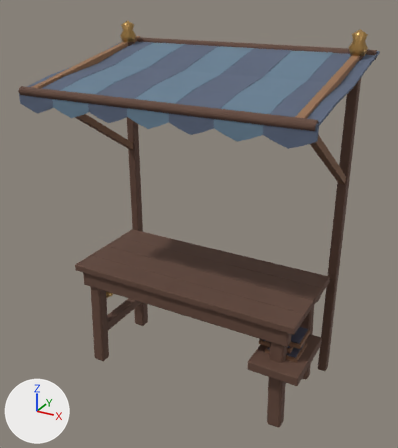
What one commit did to the glTF model assets/models/market/stall_raven.glb.
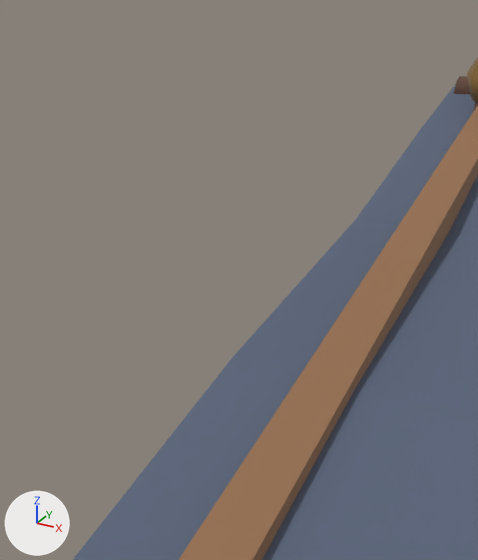
There are two pictures of each version: one whole from a 50 mm camera at (1.69, -3.076, 2.758) aimed at (0.003, -0.01, 1.226), one close up from a 50 mm camera at (-0.677, -0.781, 2.524) aimed at (-0.959, -0.27, 2.269). The axes (+X, +Y, +Z) are drawn at lower left. The lights are the same throughout. The older version's two pictures come first. Vertices at exactly the same position are counted once.

Names of what the first close-up shows: 'stall_raven'.
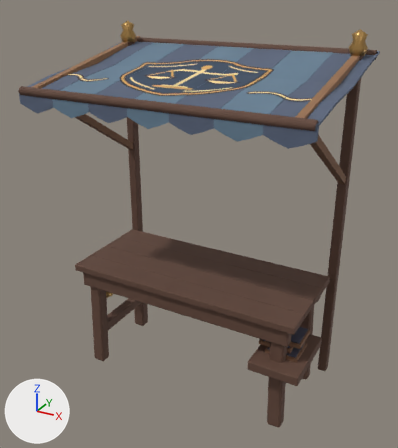
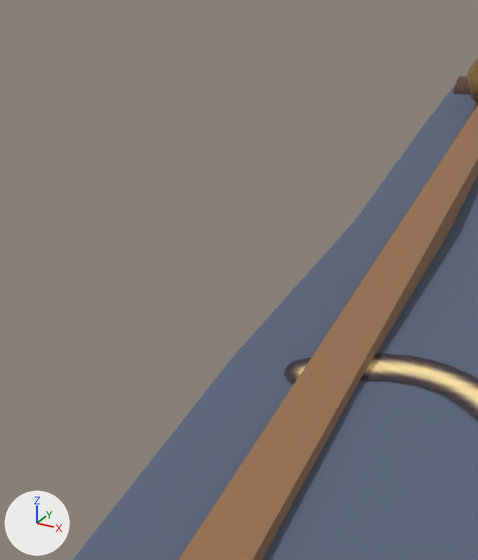
Commit message: Update stall_raven model [skip ci]

Edits to the scene script, one JSON object a line:
```json
{"op": "add", "block": "img_embroidered_cloth", "code": ["img_embroidered_cloth = load_image('embroidered_cloth', '_unpacked/embroidered_cloth', 306, 192, 'sRGB')"]}
{"op": "add", "block": "mat_embroidered_thread", "code": ["mat_embroidered_thread = bpy.data.materials.new('embroidered_thread')", "# uses the picture img_embroidered_cloth"]}
{"block": "me_stall_raven", "where": "# used by ob_stall_raven; location = (0.0, 0.0, 0.0)"}
{"op": "remove", "block": "me_stall_raven", "code": "me_stall_raven.from_pydata(...)  # 1042 vertices, 1936 faces; spans x -0.95..0.95, y -0.6..0.6, z 0.0..2.5"}
{"op": "add", "block": "me_stall_raven", "code": "me_stall_raven.from_pydata(...)  # 1128 vertices, 2006 faces; spans x -0.95..0.95, y -0.6..0.6, z 0.0..2.5"}
{"block": "me_stall_raven", "change": "me_stall_raven part 1"}
{"block": "me_stall_raven", "change": "35 vertices are added at x -0.95..0.68, y -0.57..0.6, z 2.15..2.36"}
{"block": "me_stall_raven", "change": "30 new vertices lie (0.27, 0.0, 0.0) away from vertices in x -0.95..0.68, y -0.57..0.6, z 2.15..2.36"}
{"block": "me_stall_raven", "change": "5 new vertices lie (0.28, 0.0, 0.0) away from vertices in x -0.14, y -0.57..0.6, z 2.15..2.36"}
{"block": "me_stall_raven", "change": "56 new faces join them, mat_embroidered_thread"}
{"block": "me_stall_raven", "change": "other edits to the shape of me_stall_raven do not show in these pictures"}
{"op": "add", "block": "me_stall_raven", "code": "me_stall_raven.materials.append(mat_embroidered_thread)"}
```

Pixel boxes (x1, y1, x2, y2) of what changed, in the close-ups (478 x 560 px):
```json
{"part": 1, "of": "me_stall_raven", "change": "added", "after": [284, 353, 478, 421]}
```
